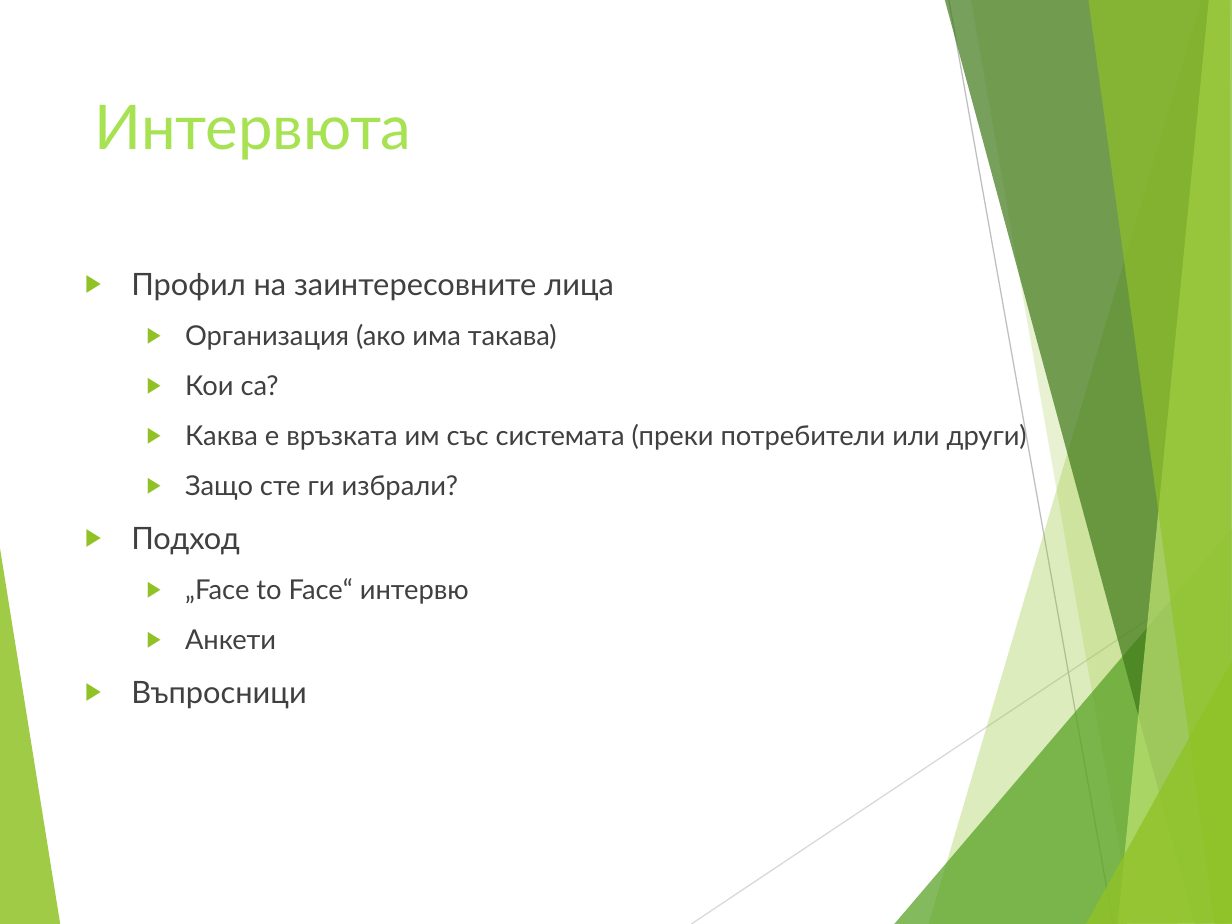
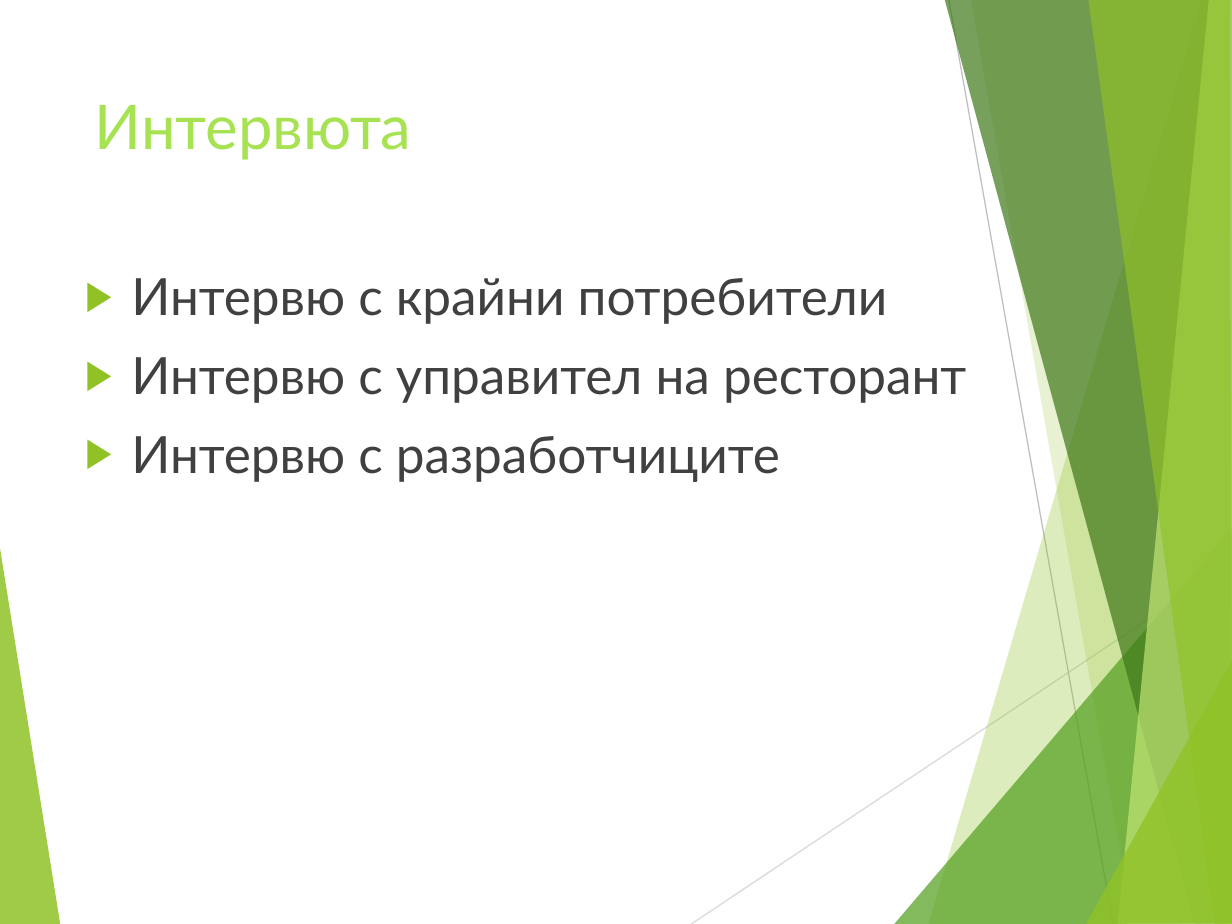
Before and after one commit to ivanchuchulski/fmi-requirements-analisys, a slide deck: slide 5 of rezervito-hw-05/Rezervito_Presentation_62121_62151_62167.pptx. Drawn at 1232x924 pixels with LibreOffice and Linux fonts; fonts in the diff are those of the drawing. Boxes give left, top, right and bottom in pixels: in the first picture for what was removed or moved away, otherwise in the second. Text is boxed around its words. In the diff, an @@ line names an element or a change of style, - is before the commit and + after.

```diff
--- a/rezervito-hw-05/Rezervito_Presentation_62121_62151_62167.pptx
+++ b/rezervito-hw-05/Rezervito_Presentation_62121_62151_62167.pptx
@@ text at (131,278,966,482): text changed; size 16 to 30 pt @@
-▶ Профил на заинтересовните лица
-  ▶ Организация (ако има такава)
-  ▶ Кои са?
-  ▶ Каква е връзката им със системата (преки потребители или други)
-  ▶ Защо сте ги избрали?
-▶ Подход
-  ▶ „Face to Face“ интервю
-  ▶ Анкети
-▶ Въпросници
+▶ Интервю с крайни потребители
+▶ Интервю с управител на ресторант
+▶ Интервю с разработчиците
```
Also in this commit, not shown: 1 other slide changed, 1 other file.
